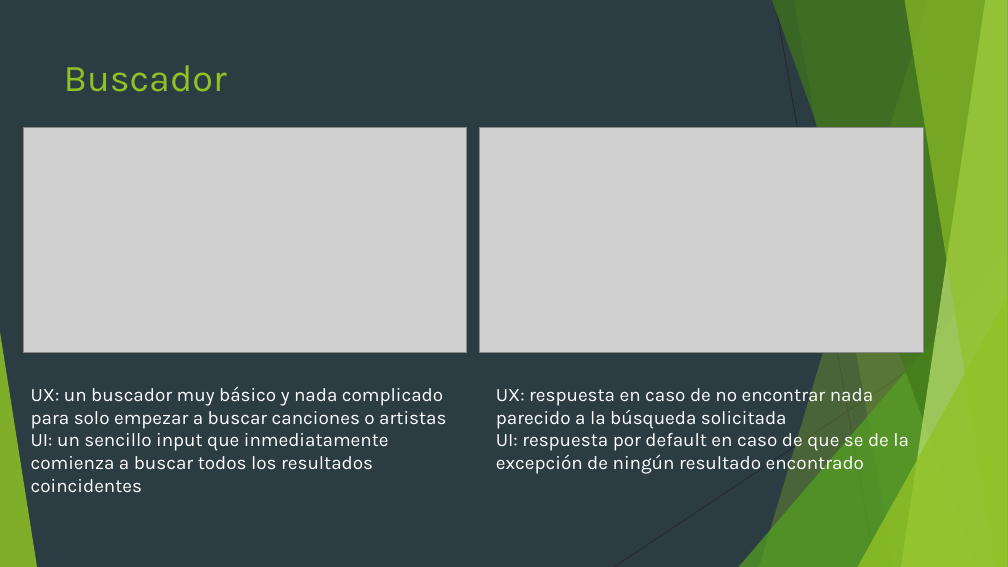
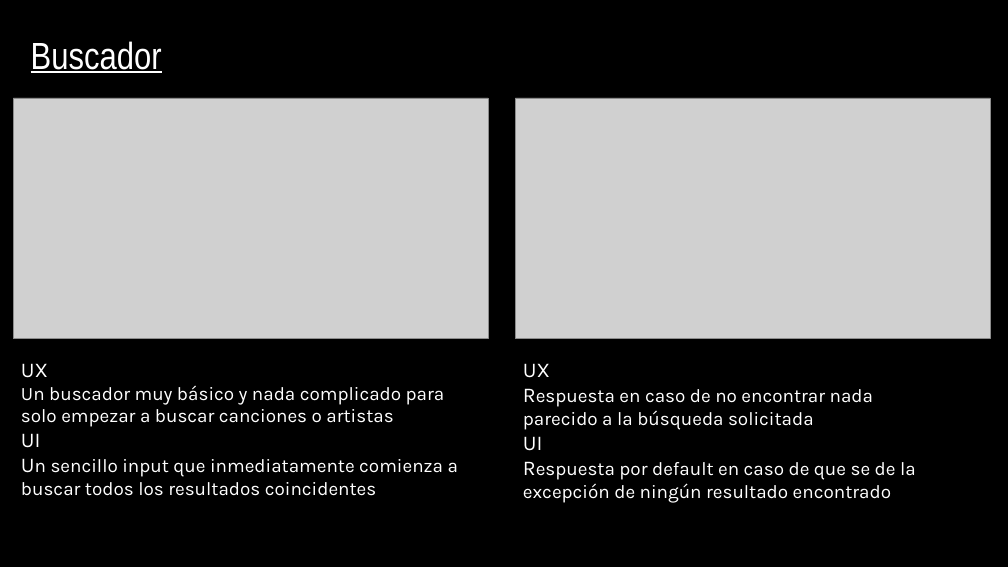
Before and after one commit to kiikedls/losjuanes, a slide deck: slide 7 of tarea/Spotify.pptx. Drawn at 1008x567 pixels with LibreOffice and Linux fonts; fonts in the diff are those of the drawing; grey boxes stand for pictures; background and template pictures are left out. Boxes give left, top, right and bottom in pixels: in the first picture for what was removed or moved away, otherwise in the second. Text is boxed around its words. In the diff, an @@ line names an element or a change of style, - is before the commit and + after.

```diff
--- a/tarea/Spotify.pptx
+++ b/tarea/Spotify.pptx
@@ background #2C3C43 to picture (left out) @@
@@ title "Buscador": place and size @@
-title "Buscador" at (64, 65, 227, 92)
+title "Buscador" at (31, 41, 162, 73)
@@ title "Buscador" at (31, 41, 162, 73): font Karla to Arial Narrow, text colour #90C226 to #FFFFFF, underline on @@
@@ picture: place and size @@
-picture at (23, 127, 467, 352)
+picture at (14, 98, 488, 340)
@@ picture: place and size @@
-picture at (479, 127, 923, 352)
+picture at (516, 98, 991, 340)
@@ group removed at (0, 0, 1008, 567): 5 freeform shapes, 3 triangles, 2 lines @@
@@ text at (21, 363, 458, 496): text changed @@
-UX: un buscador muy básico y nada complicado para solo empezar a buscar canciones o artistas
-UI: un sencillo input que inmediatamente comienza a buscar todos los resultados coincidentes
+UX
+Un buscador muy básico y nada complicado para solo empezar a buscar canciones o artistas
+UI
+Un sencillo input que inmediatamente comienza a buscar todos los resultados coincidentes
@@ text at (523, 363, 916, 503): text changed @@
-UX: respuesta en caso de no encontrar nada parecido a la búsqueda solicitada
-UI: respuesta por default en caso de que se de la excepción de ningún resultado encontrado
+UX
+Respuesta en caso de no encontrar nada parecido a la búsqueda solicitada
+UI
+Respuesta por default en caso de que se de la excepción de ningún resultado encontrado
```
Also in this commit, not shown: 6 other slides changed.
